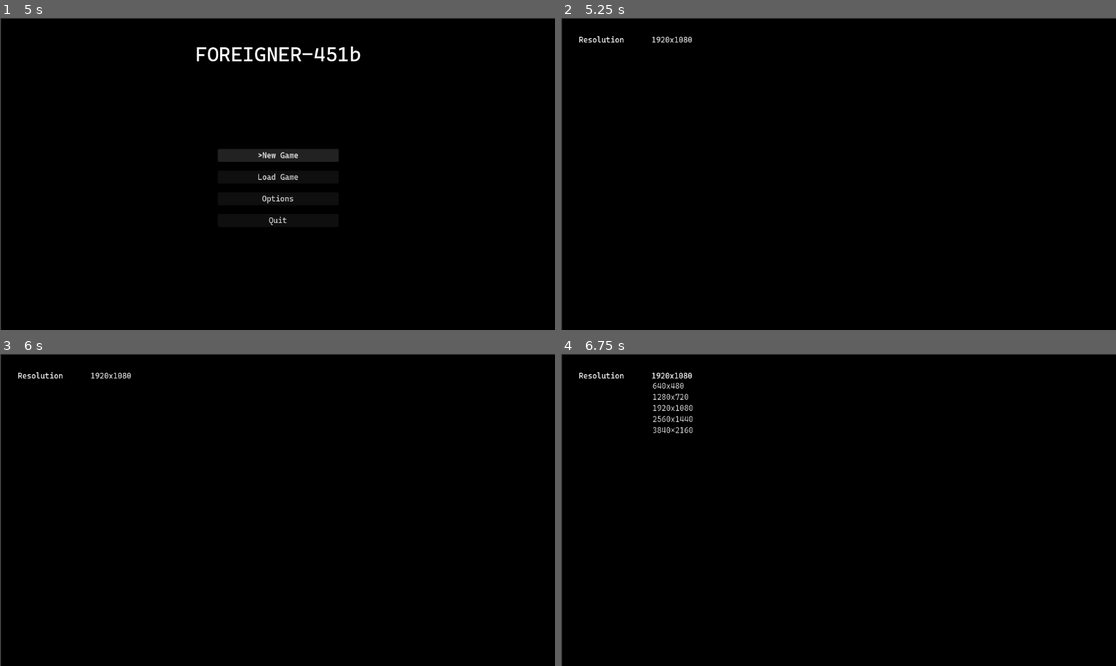
Above: before the commit, frames 1-4 (two rows, left to right).
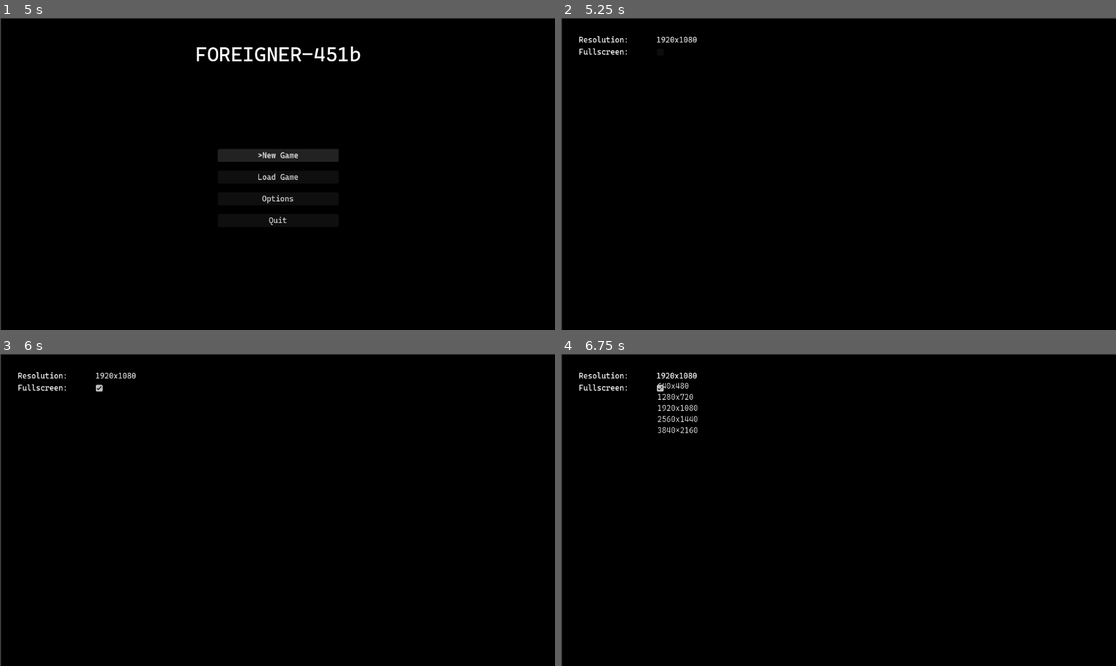
Above: after the commit, the same moments.

Repository: NikolayStaykov/foreigner-451b
Game: Godot game, scene res://scenes/ui/main_menu.tscn
The game is run twice, just before and just after one commit, with the same random seed, the same clock (stepped at 60 frames per second) and the same inputs.
Inputs (mouse positions are in pixels of both pictures, inside the frame that each line leads up to):
- Up to frame 1 (5 s): click "New Game" at 0.5 s; click ">New Game" at 1.25 s; click ">New Game" at 2 s; click ">New Game" at 2.75 s; click "Load Game" at 3.5 s; click "New Game" at 4.25 s
- Up to frame 2 (5.25 s): click "Options" at 5 s
- Up to frame 3 (6 s): click (99, 388) at 5.77 s
- Up to frame 4 (6.75 s): click "1920x1080" at 6.5 s

Frame 1 is identical in both runs. In frame 2, 0.2% of the frame differs, in the area x 3-25%, y 6-12%; in frame 3, 0.2%; in frame 4, 0.7%, in the area x 3-25%, y 6-26%.

Commit message:
refined res selector and added fullscreen toggle

Diff:
--- a/foreigner-451b/assets/scripts/global/label_script.gd
+++ b/foreigner-451b/assets/scripts/global/label_script.gd
@@ -3,5 +3,5 @@
 @export var label_name: String
 
 func _ready() -> void:
-	self.text = FileAccess.open('res://assets/language/' + GlobalVars.language + '/' + label_name + '.txt', FileAccess.READ).get_as_text()
+	self.text = FileAccess.open('res://assets/language/' + GlobalVars.language + '/' + label_name + '.txt', FileAccess.READ).get_as_text().trim_suffix("\n")
 	return
--- a/foreigner-451b/assets/themes/dropdown_theme.tres
+++ b/foreigner-451b/assets/themes/dropdown_theme.tres
@@ -30,7 +30,8 @@
 
 [sub_resource type="ImageTexture" id="ImageTexture_n370c"]
 
-[sub_resource type="StyleBoxEmpty" id="StyleBoxEmpty_hshht"]
+[sub_resource type="StyleBoxFlat" id="StyleBoxFlat_6dwyq"]
+bg_color = Color(1, 1, 1, 1)
 
 [sub_resource type="StyleBoxEmpty" id="StyleBoxEmpty_s7ilh"]
 
@@ -50,6 +51,7 @@
 OptionButton/colors/icon_pressed_color = Color(0, 0, 0, 0)
 OptionButton/icons/arrow = SubResource("ImageTexture_6dwyq")
 OptionButton/icons/icon = SubResource("ImageTexture_ddpok")
+PopupMenu/colors/font_hover_color = Color(0, 0, 0, 1)
 PopupMenu/icons/checked = SubResource("ImageTexture_b7r22")
 PopupMenu/icons/checked_disabled = SubResource("ImageTexture_gj6nj")
 PopupMenu/icons/close = SubResource("ImageTexture_oaqqv")
@@ -62,7 +64,7 @@
 PopupMenu/icons/submenu_mirrored = SubResource("ImageTexture_x58c7")
 PopupMenu/icons/unchecked = SubResource("ImageTexture_y3gwr")
 PopupMenu/icons/unchecked_disabled = SubResource("ImageTexture_n370c")
-PopupMenu/styles/hover = SubResource("StyleBoxEmpty_hshht")
+PopupMenu/styles/hover = SubResource("StyleBoxFlat_6dwyq")
 PopupMenu/styles/labeled_separator_left = SubResource("StyleBoxEmpty_s7ilh")
 PopupMenu/styles/labeled_separator_right = SubResource("StyleBoxEmpty_vcw38")
 PopupMenu/styles/panel = SubResource("StyleBoxEmpty_uia27")
--- a/foreigner-451b/scenes/ui/dropdown_menu.tscn
+++ b/foreigner-451b/scenes/ui/dropdown_menu.tscn
@@ -44,6 +44,7 @@
 theme_override_styles/disabled = SubResource("StyleBoxEmpty_1fcor")
 theme_override_styles/disabled_mirrored = SubResource("StyleBoxEmpty_x58c7")
 theme_override_styles/focus = SubResource("StyleBoxEmpty_n370c")
+alignment = 1
 script = ExtResource("2_h2hn5")
 
 [connection signal="item_focused" from="." to="." method="_on_item_focused"]
--- a/foreigner-451b/scenes/ui/main_menu.tscn
+++ b/foreigner-451b/scenes/ui/main_menu.tscn
@@ -118,6 +118,18 @@
 popup/item_4/text = "3840×2160"
 popup/item_4/id = 2160
 
+[node name="full_screen_h_box_container" type="HBoxContainer" parent="options_container/options_margin_container/options_v_box_container" unique_id=370604249]
+layout_mode = 2
+theme_override_constants/separation = 53
+
+[node name="full_screen_label" type="Label" parent="options_container/options_margin_container/options_v_box_container/full_screen_h_box_container" unique_id=936879722]
+layout_mode = 2
+script = ExtResource("4_m1kxf")
+label_name = "full_screen_label"
+
+[node name="CheckBox" type="CheckBox" parent="options_container/options_margin_container/options_v_box_container/full_screen_h_box_container" unique_id=1540030]
+layout_mode = 2
+
 [node name="credits_container" type="PanelContainer" parent="." unique_id=2043477757]
 unique_name_in_owner = true
 visible = false
Not shown, added: foreigner-451b/assets/language/bulgarian/full_screen_label.txt
Not shown, changed: foreigner-451b/assets/language/bulgarian/resolution_label.txt
Not shown, added: foreigner-451b/assets/language/english/full_screen_label.txt
Not shown, changed: foreigner-451b/assets/language/english/resolution_label.txt
